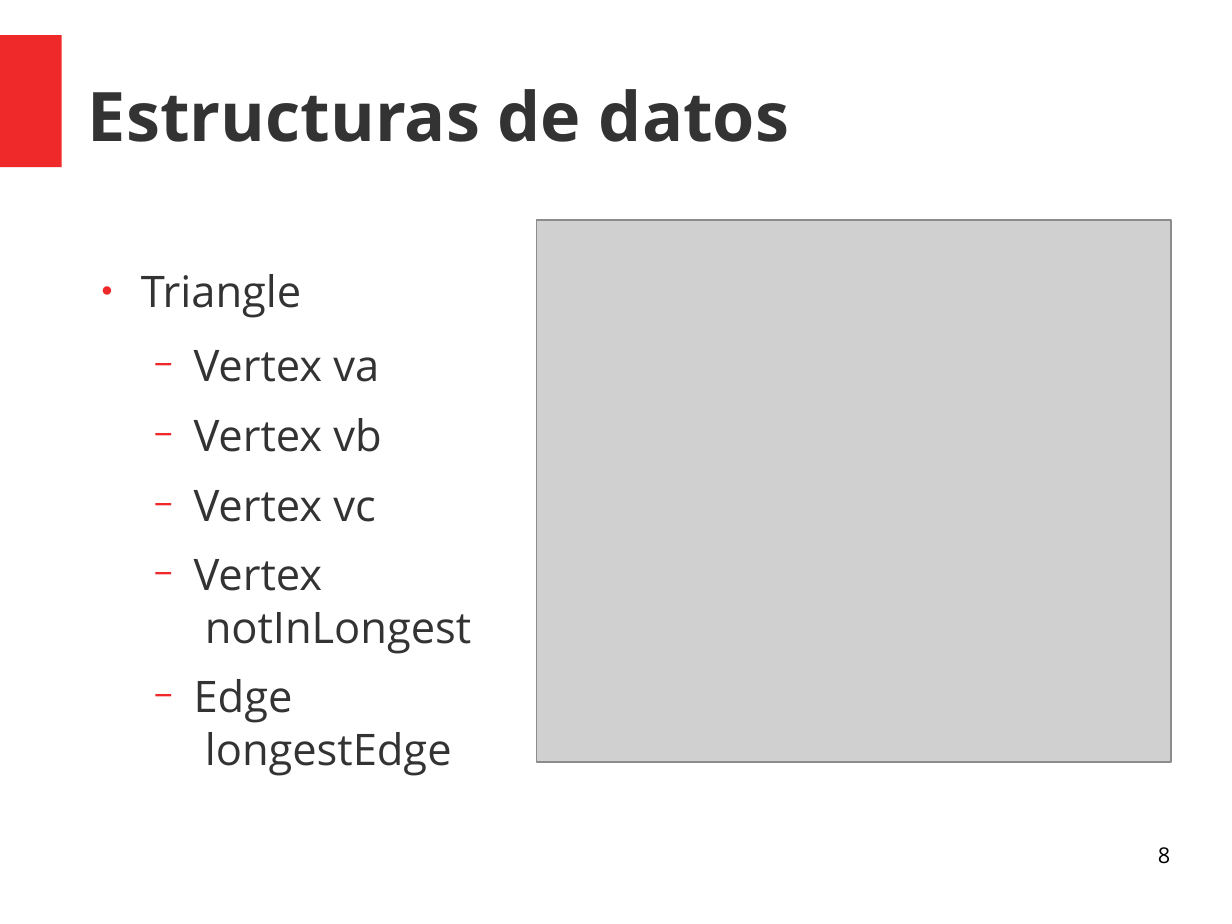
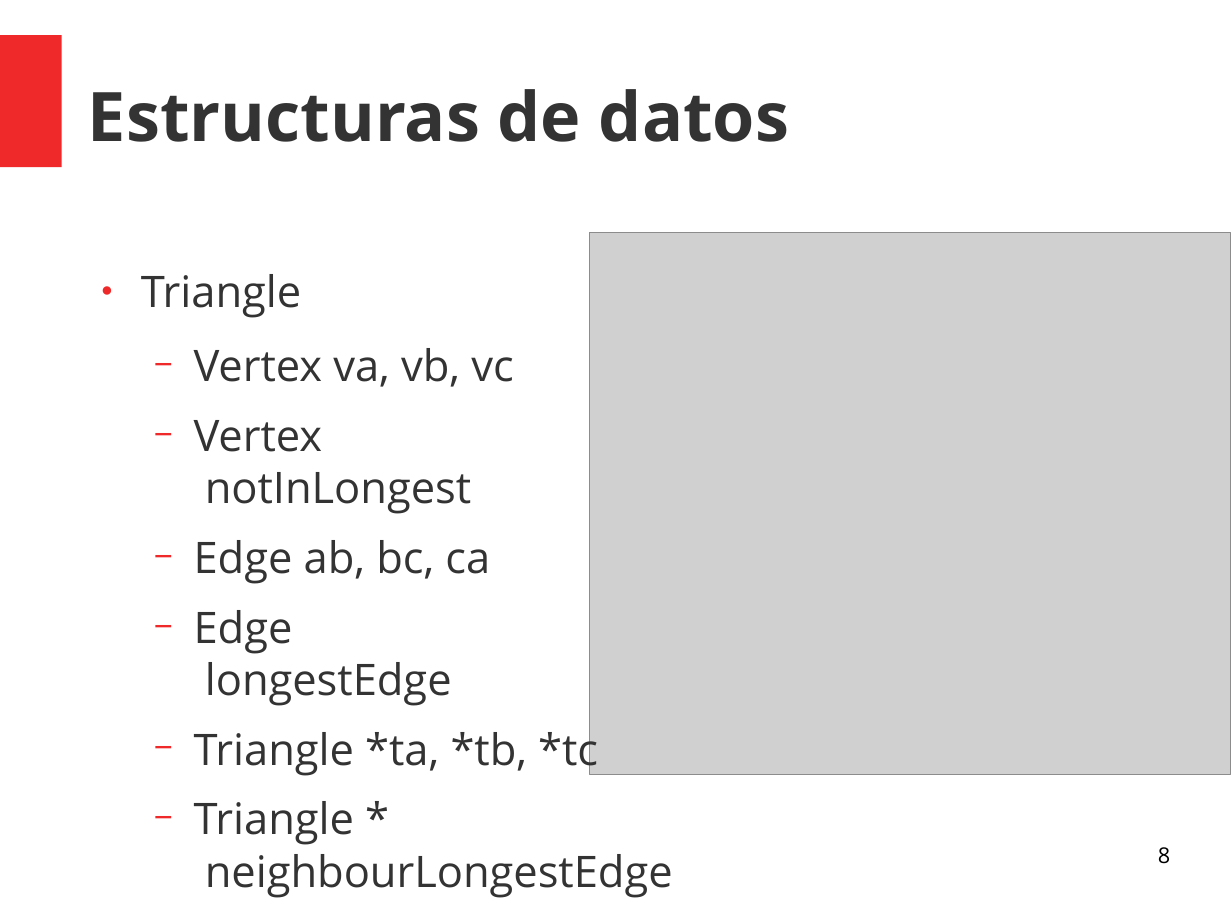
Before and after one commit to KaiLuQiu/LeppDelaunay, a slide deck: slide 8 of Presentación/Presentacion Final Tarea 2.odp. Drawn at 1232x924 pixels with LibreOffice and Linux fonts; fonts in the diff are those of the drawing; grey boxes stand for pictures. Boxes give left, top, right and bottom in pixels: in the first picture for what was removed or moved away, otherwise in the second. Text is boxed around its words. In the diff, an @@ line names an element or a change of style, - is before the commit and + after.

```diff
--- a/Presentación/Presentacion Final Tarea 2.odp
+++ b/Presentación/Presentacion Final Tarea 2.odp
@@ picture: place and size @@
-picture at bbox=[537, 220, 1172, 762]
+picture at bbox=[590, 233, 1232, 775]
@@ text at bbox=[194, 348, 513, 387]: text changed @@
-  − Vertex va
-  − Vertex vb
-  − Vertex vc
+  − Vertex va, vb, vc
@@ text at bbox=[194, 540, 490, 584]: paragraph added @@
+  − Edge ab, bc, ca
@@ text at bbox=[194, 724, 673, 898]: paragraphs added @@
+  − Triangle *ta, *tb, *tc
+  − Triangle *
+    neighbourLongestEdge
```
Also in this commit, not shown: 5 other slides changed, 16 slides added, 1 slide removed, 3 other files.
